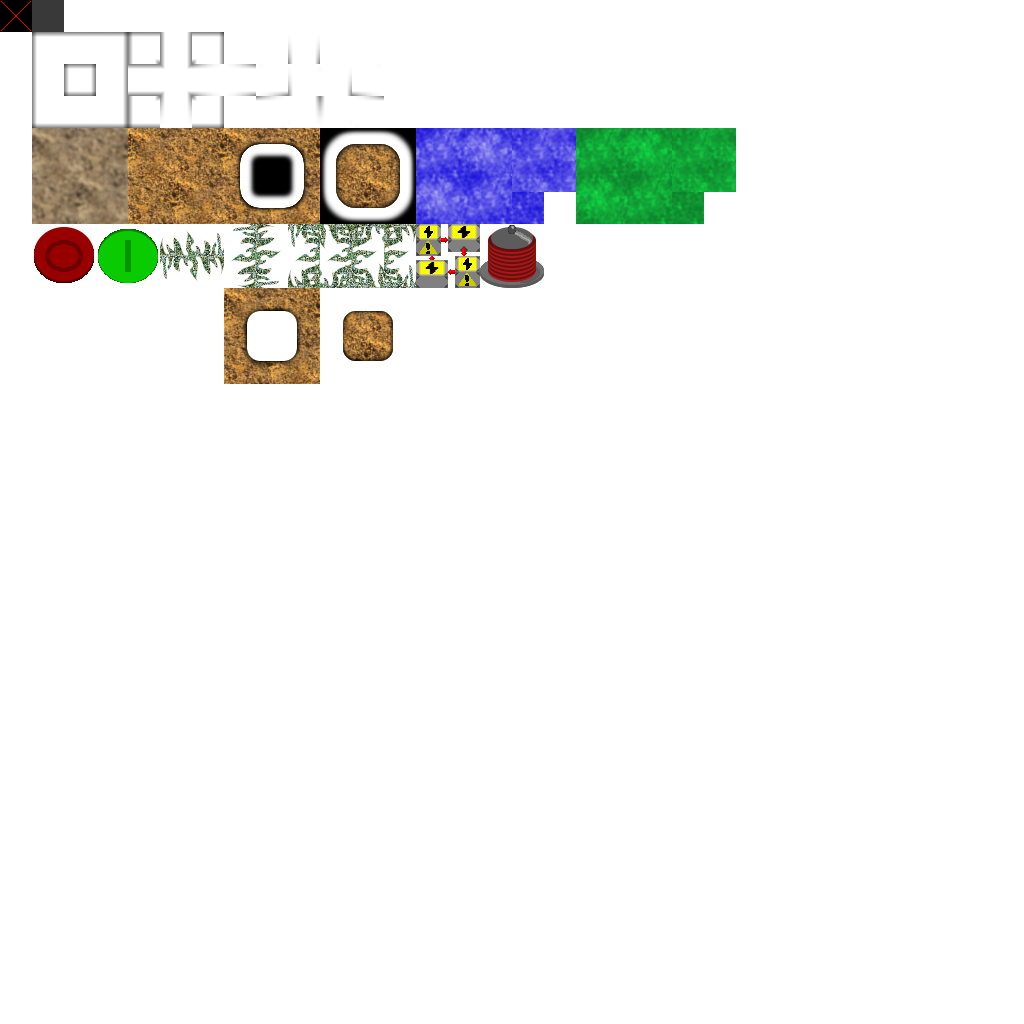
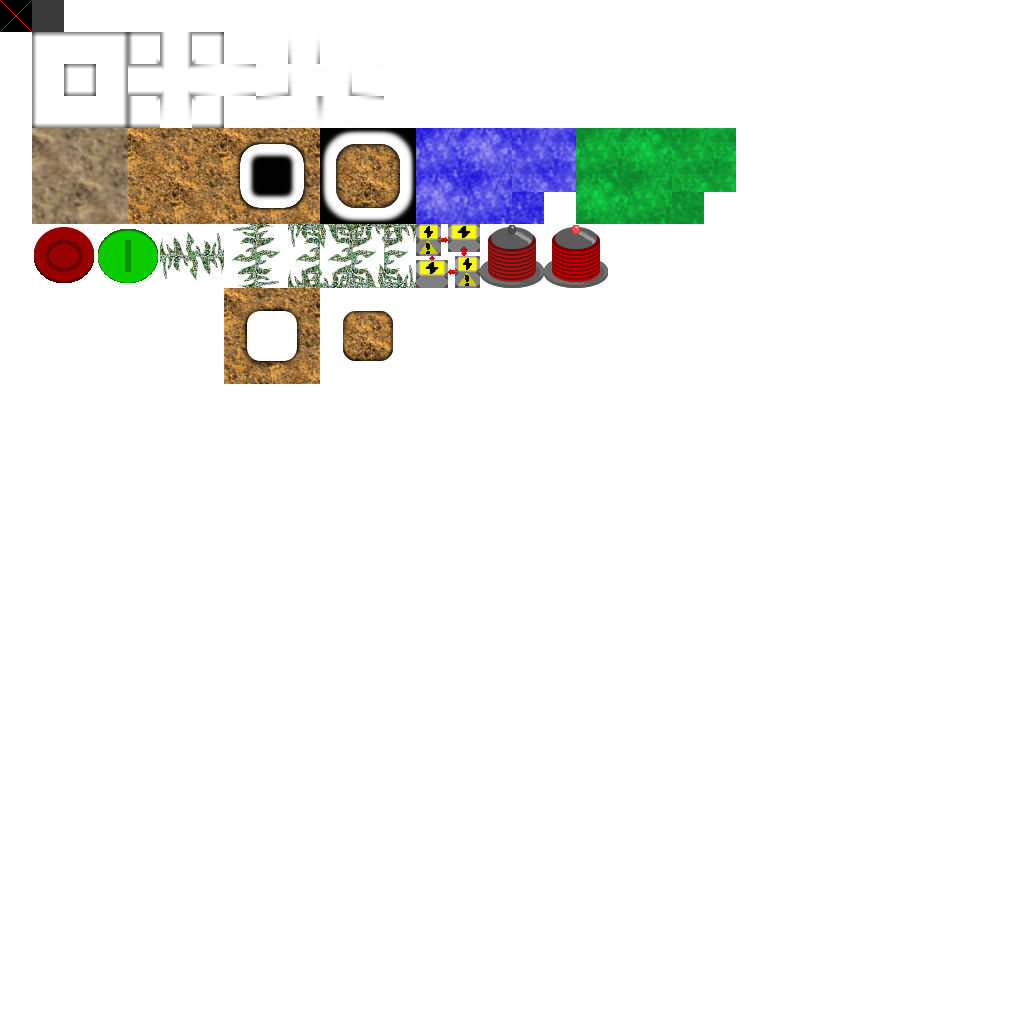
Before/after of a 1024×1024 layered artwork. What changed in the layer stack:
painted on "Eingefügte Ebene-Kopie #1" over [544, 225, 608, 288]
